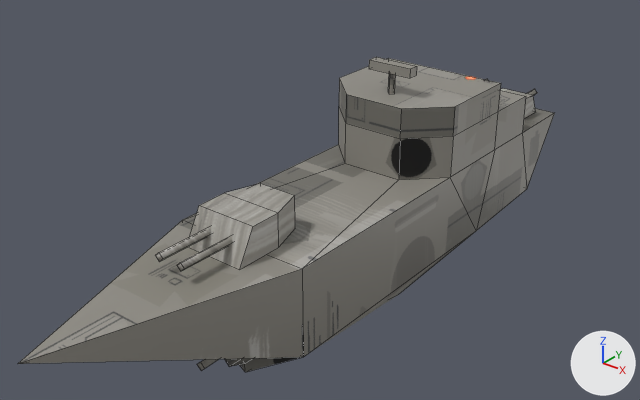
Renders of the Blender file Assets/Blends/Vehicle_Cruiser_Ship.blend from each side of a commit.
Both versions are drawn from a 50 mm lens placed at (4.43, -7.11, 3.73), pointed at (-0.24, -1.27, 0.11). Every picture has the same lights, and +X, +Y and +Z are marked at lower right. Mesh edges are drawn as thin lines.

Objects in the first picture: 'Vehicle_Cruiser_Ship'.
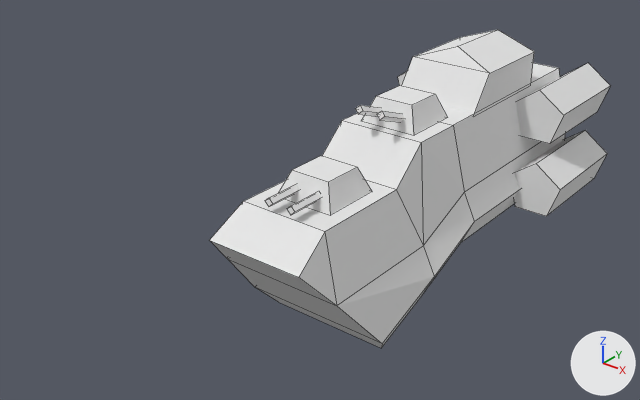
Commit message: Changes ship

The change, as a list of edits to the scene's bpy script:
```text
Add mat_material:
    mat_material = diffuse_material('Material')
    mat_material.base_color = (0.8, 0.8, 0.8)  # white #e7e7e7
Change me_vehicle_cruiser_ship:
    used by ob_vehicle_cruiser_ship; location = (0.0, 0.0, 0.0); rotation_euler = (1.571, 0.0, 0.0), in degrees (90, 0, 0)
    remove me_vehicle_cruiser_ship.from_pydata(...)  # 142 vertices, 115 faces; spans x -0.66..0.66, y -1.34..1.3, z -1.95..4.68
    remove me_vehicle_cruiser_ship.materials.append(mat_vehicle_cruiser_ship_diffuse_png)  # picture img_vehicle_cruiser_ship_diffuse_png
    add me_vehicle_cruiser_ship.from_pydata(...)  # 158 vertices, 116 faces; spans x -1.21..1.21, y -1.08..1.19, z -2.36..2.47
    me_vehicle_cruiser_ship part 1: a new loose piece, a 5-sided cylinder along z spanning x -1.02..-0.45, y 0.2..0.75, z -2.36..-1.15, in mat_material (white #e7e7e7)
    me_vehicle_cruiser_ship part 2: a new loose piece, a 5-sided cylinder along z spanning x 0.45..1.02, y 0.2..0.75, z -2.36..-1.15, in mat_material (white #e7e7e7)
    me_vehicle_cruiser_ship part 3: a new loose piece, a 5-sided cylinder along z spanning x 0.63..1.21, y -0.48..0.08, z -2.07..-0.85, in mat_material (white #e7e7e7)
    me_vehicle_cruiser_ship part 4: the loose piece of 8 vertices spanning x 0.07..0.15, y 0.42..0.5, z 2.78..3.34 is scaled about its middle by (1.1, 1.1, 0.669), then moved by (0.01, -0.01, -1.14), in mat_material (white #e7e7e7)
    me_vehicle_cruiser_ship part 5: the loose piece of 8 vertices spanning x -0.16..-0.08, y 0.42..0.5, z 2.78..3.34 is scaled about its middle by (1.1, 1.1, 0.669), then moved by (0.0, -0.01, -1.14), in mat_material (white #e7e7e7)
    me_vehicle_cruiser_ship part 6: the loose piece of 8 vertices spanning x 0.27..0.35, y 0.39..0.46, z -1.95..-1.58 is multiplied about its middle by the matrix ((-1.01, 0.0, 0.0), (0.0, 0.949, -0.345), (0.0, -0.345, -0.949)), then moved by (-0.19, 0.42, 2.43), in mat_material (white #e7e7e7)
    me_vehicle_cruiser_ship part 7: the loose piece of 8 vertices spanning x -0.34..-0.26, y 0.39..0.46, z -1.95..-1.58 is multiplied about its middle by the matrix ((-1.01, 0.0, 0.0), (0.0, 0.949, -0.345), (0.0, -0.345, -0.949)), then moved by (0.18, 0.42, 2.43), in mat_material (white #e7e7e7)
    me_vehicle_cruiser_ship part 8: the loose piece of 36 vertices spanning x -0.66..0.66, y -1.34..1.01, z -1.78..4.68 is rebuilt with 36 vertices and now spans x -0.77..0.77, y -1.08..0.67, z -2.21..2.47, in mat_material (white #e7e7e7)
    me_vehicle_cruiser_ship part 9: 7 loose pieces with 74 vertices, spanning x -0.5..0.48, y -0.88..1.3, z -1.67..3.12, are deleted
    me_vehicle_cruiser_ship part 10: 26 vertices added at x -0.45..0.45, y 0.33..1.19, z -1.53..1.81
    me_vehicle_cruiser_ship part 11: the surface is now shaded flat
    add me_vehicle_cruiser_ship.materials.append(mat_material)  # white #e7e7e7
```

Where the change shows, as pixel boxes [x1, y1, x2, y2] in the pictures (640 x 400 px; the box of a moved part takes in the faces that stretch with it):
'Vehicle_Cruiser_Ship', reshaped (25% narrower)
    before: [18, 57, 555, 372]
    after: [210, 30, 610, 348]
part 1 of me_vehicle_cruiser_ship, added
    after: [398, 71, 407, 86]
part 2 of me_vehicle_cruiser_ship, added
    after: [516, 63, 610, 144]
part 3 of me_vehicle_cruiser_ship, added
    after: [514, 130, 607, 216]
part 4 of me_vehicle_cruiser_ship, moved or reshaped
    before: [177, 235, 233, 271]
    after: [287, 191, 321, 215]
part 5 of me_vehicle_cruiser_ship, moved or reshaped
    before: [155, 227, 211, 262]
    after: [265, 184, 299, 207]
part 6 of me_vehicle_cruiser_ship, moved or reshaped
    before: [526, 89, 537, 96]
    after: [377, 111, 404, 122]
part 7 of me_vehicle_cruiser_ship, moved or reshaped (not visible before)
    after: [356, 105, 382, 116]
part 8 of me_vehicle_cruiser_ship, rebuilt (34% narrower, 9% shorter)
    before: [18, 58, 555, 372]
    after: [210, 63, 565, 348]
part 9 of me_vehicle_cruiser_ship, deleted
    before: [189, 57, 535, 371]
part 10 of me_vehicle_cruiser_ship, added
    after: [278, 30, 534, 215]
